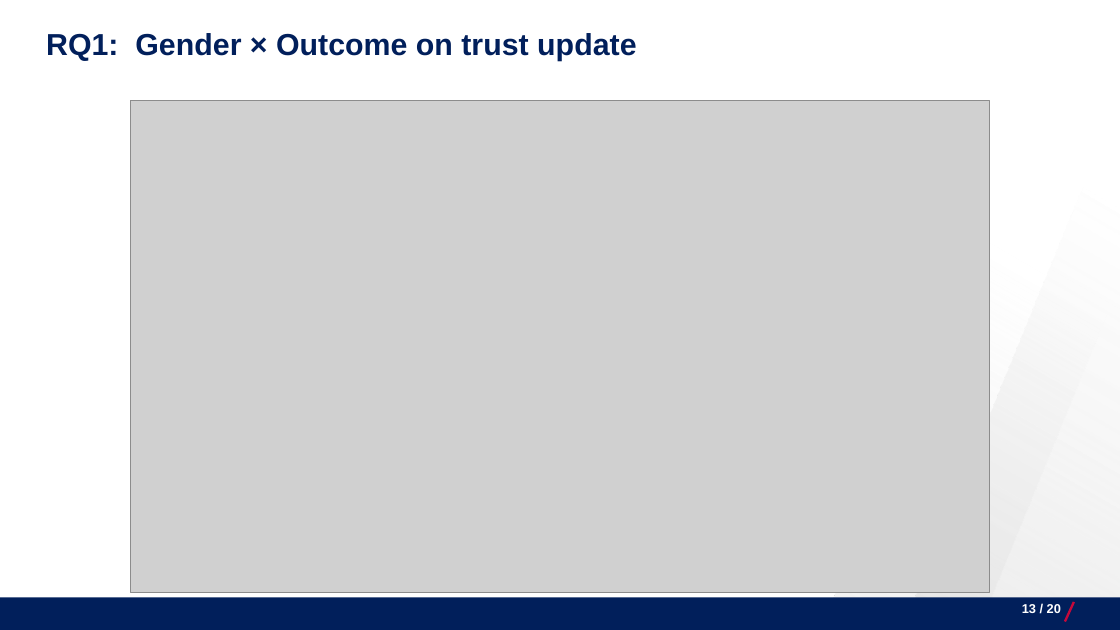
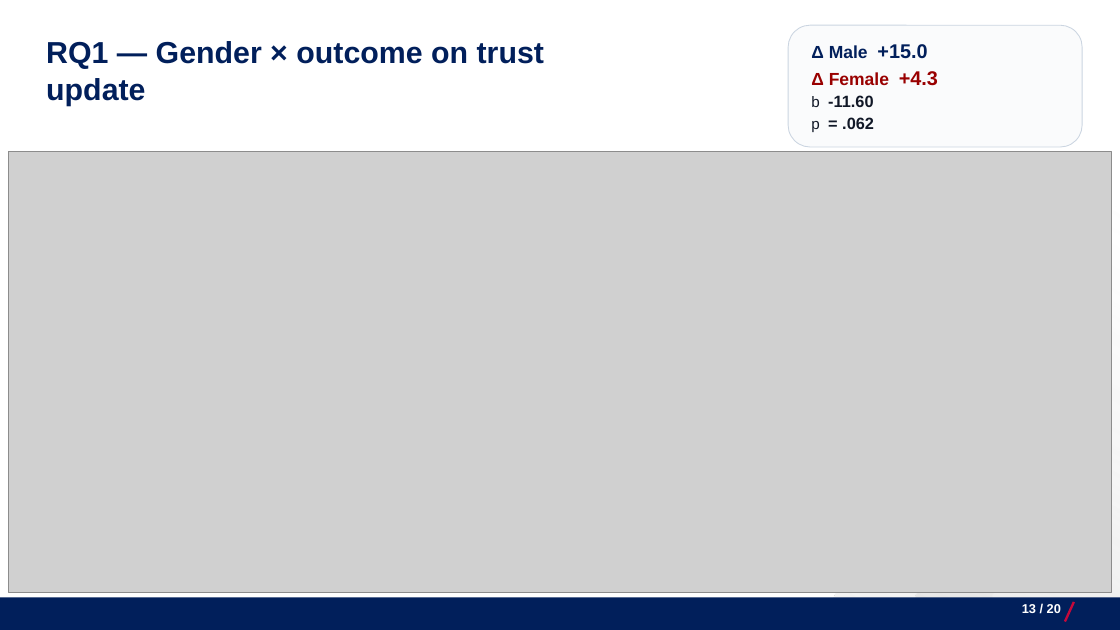
Before and after one commit to josecerv/sponsorship-network, a slide deck: slide 13 of docs/UChicago-0410.pptx. Drawn at 1120x630 pixels with LibreOffice and Linux fonts; fonts in the diff are those of the drawing; grey boxes stand for pictures; background and template pictures are left out. Boxes give left, top, right and bottom in pixels: in the first picture for what was removed or moved away, otherwise in the second. Text is boxed around its words. In the diff, an @@ line names an element or a change of style, - is before the commit and + after.

```diff
--- a/docs/UChicago-0410.pptx
+++ b/docs/UChicago-0410.pptx
@@ rounded rectangle added at [788, 25, 1082, 147], fill #FAFBFC, outline #CBD5E1 0.75 pt, 15 pt, text #111827, bold @@
+Δ Male +15.0
+Δ Female +4.3
+b -11.60
+p = .062
@@ text at [46, 41, 544, 106]: text changed @@
-RQ1: Gender × Outcome on trust update
+RQ1 — Gender × outcome on trust update
@@ picture: place and size @@
-picture at [130, 101, 991, 592]
+picture at [8, 151, 1111, 592]
```
Also in this commit, not shown: 3 slides added, 3 slides removed, 12 other files.
